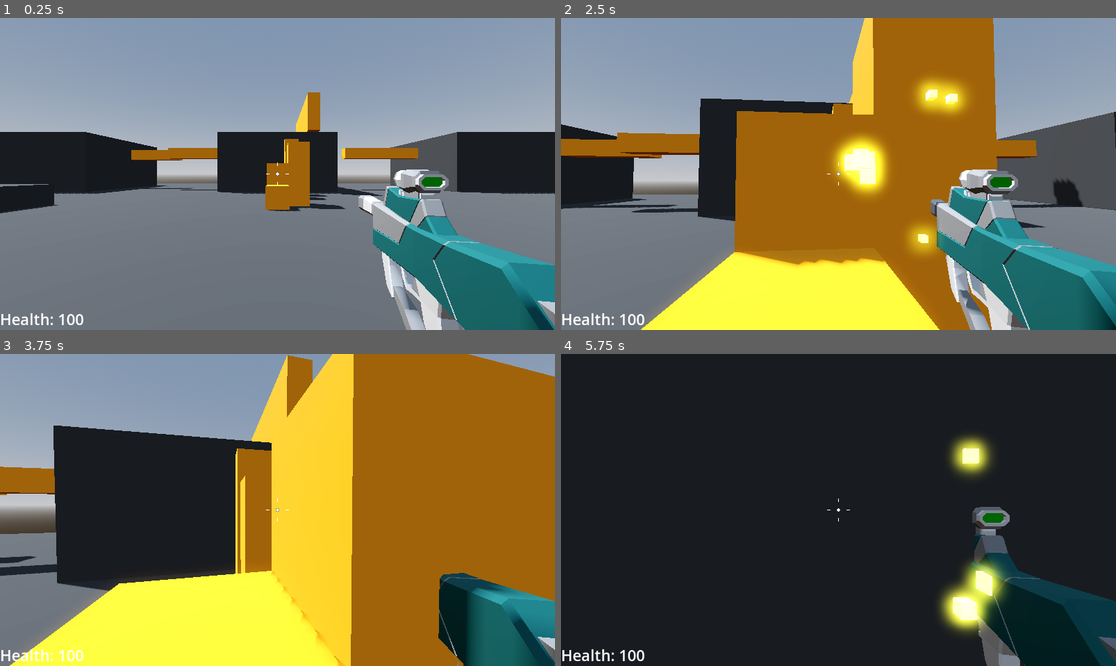
Above: before the commit, frames 1-4 (two rows, left to right).
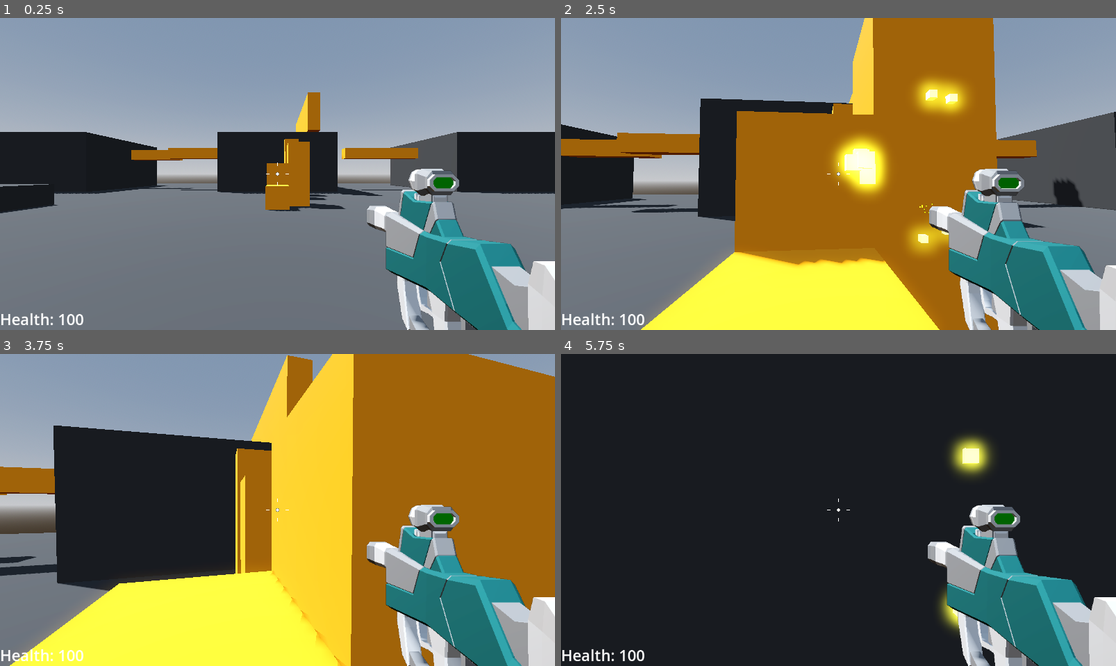
Above: after the commit, the same moments.

Repository: SugarF0x/robage-3d
Game: Godot game, scene res://Levels/sandbox.tscn
The game is run twice, just before and just after one commit, with the same random seed, the same clock (stepped at 60 frames per second) and the same inputs.
Inputs (mouse positions are in pixels of both pictures, inside the frame that each line leads up to):
- Up to frame 1 (0.25 s): no input
- Up to frame 2 (2.5 s): tap Enter at 0.5 s; move the mouse to (866, 174) at 0.52 s; press the mouse at (866, 174) at 0.53 s; hold W (move_forward) from 0.53 s (still down); tap Space (jump) at 0.77, 1.52 s; move the mouse to (810, 174) at 1.27 s; release the mouse at (810, 174) at 1.28 s; click (810, 174) at 1.35 s; move the mouse to (849, 167) at 2.02 s; press the mouse at (849, 167) at 2.03 s
- Up to frame 3 (3.75 s): keep holding W (move_forward); move the mouse to (271, 516) at 2.77 s; release the mouse at (271, 516) at 2.78 s; click (271, 516) at 2.85 s; tap Space (jump) at 3.02 s; move the mouse to (316, 513) at 3.52 s; press the mouse at (316, 513) at 3.53 s
- Up to frame 4 (5.75 s): keep holding W (move_forward); tap Space (jump) at 3.77, 4.52 s; move the mouse to (794, 506) at 4.27 s; release the mouse at (794, 506) at 4.28 s; click (794, 506) at 4.35 s; move the mouse to (844, 510) at 5.02 s; press the mouse at (844, 510) at 5.03 s

The runs differ from the first frame. In frame 1, 6.9% of the frame differs, in the area x 64-100%, y 48-100%; in frame 2, 6.3%; in frame 3, 9.7%; in frame 4, 10%, in the area x 66-100%, y 48-100%.

Commit message:
add subview port overlaying weapons

Diff:
--- a/Player/player.tscn
+++ b/Player/player.tscn
@@ -24,11 +24,33 @@
 
 [node name="SmoothCamera" type="Camera3D" parent="CameraPivot"]
 top_level = true
+cull_mask = 1048573
 script = ExtResource("2_vcq0c")
+
+[node name="RemoteTransform3D" type="RemoteTransform3D" parent="CameraPivot/SmoothCamera"]
+remote_path = NodePath("../../../CanvasLayer/SubViewportContainer/SubViewport/WeaponCamera")
 
 [node name="HitscanWeapon" parent="CameraPivot/SmoothCamera" instance=ExtResource("3_dss5l")]
 
 [node name="CanvasLayer" type="CanvasLayer" parent="."]
+
+[node name="SubViewportContainer" type="SubViewportContainer" parent="CanvasLayer"]
+anchors_preset = 15
+anchor_right = 1.0
+anchor_bottom = 1.0
+grow_horizontal = 2
+grow_vertical = 2
+stretch = true
+
+[node name="SubViewport" type="SubViewport" parent="CanvasLayer/SubViewportContainer"]
+transparent_bg = true
+handle_input_locally = false
+size = Vector2i(1152, 648)
+render_target_update_mode = 4
+
+[node name="WeaponCamera" type="Camera3D" parent="CanvasLayer/SubViewportContainer/SubViewport"]
+cull_mask = 2
+fov = 40.0
 
 [node name="PlayerHealthLabel" type="Label" parent="CanvasLayer"]
 unique_name_in_owner = true
--- a/Weapons/smg.tscn
+++ b/Weapons/smg.tscn
@@ -35,13 +35,42 @@
 hit_flash_particles = ExtResource("2_3xkog")
 
 [node name="SMG" parent="." index="1" instance=ExtResource("2_8l32j")]
-transform = Transform3D(0.984808, 0, -0.173648, 0, 1, 0, 0.173648, 0, 0.984808, 0.6, -0.3, -0.75)
+transform = Transform3D(1, 0, 0, 0, 1, 0, 0, 0, 1, 0.6, -0.3, -1.5)
+
+[node name="Suppressors_003" parent="SMG" index="0"]
+layers = 2
+
+[node name="Part_024" parent="SMG" index="1"]
+layers = 2
+
+[node name="Rail_009" parent="SMG" index="2"]
+layers = 2
+
+[node name="Grip_017" parent="SMG" index="3"]
+layers = 2
+
+[node name="Charger_011" parent="SMG" index="4"]
+layers = 2
+
+[node name="Scope_016" parent="SMG" index="5"]
+layers = 2
+
+[node name="Part_029" parent="SMG" index="6"]
+layers = 2
+
+[node name="Part_030" parent="SMG" index="7"]
+layers = 2
+
+[node name="Gun butt_012" parent="SMG" index="8"]
+layers = 2
 
 [node name="MuzzleGizmo" type="Node3D" parent="." index="3"]
-transform = Transform3D(0.98181, 0, -0.189867, 0, 1, 0, 0.189867, 0, 0.98181, 0.793671, -0.250577, -1.82163)
+transform = Transform3D(0.98181, 0, -0.189867, 0, 1, 0, 0.189867, 0, 0.98181, 0.604543, -0.250577, -2.61839)
 
 [node name="MuzzleFlashParticles" type="GPUParticles3D" parent="MuzzleGizmo" index="0"]
 unique_name_in_owner = true
+transform = Transform3D(0.981196, 0, 0.193019, 0, 1, 0, -0.193019, 0, 0.981196, -0.00128251, 0, 0.0444181)
+layers = 2
 cast_shadow = 0
 emitting = false
 lifetime = 0.07
@@ -51,3 +80,5 @@
 local_coords = true
 process_material = SubResource("ParticleProcessMaterial_rol6x")
 draw_pass_1 = SubResource("BoxMesh_lq6u4")
+
+[editable path="SMG"]
